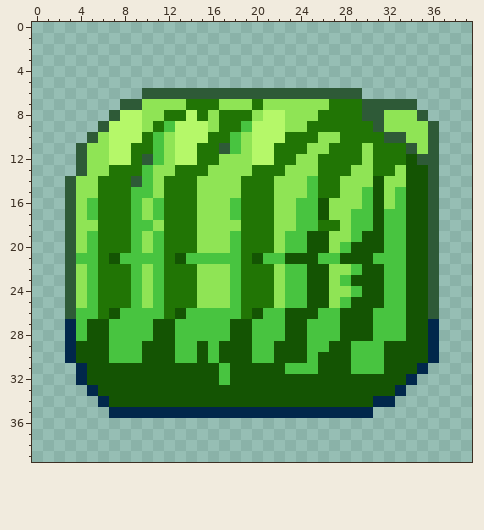
Pixel-art sprite -- GameJam/Assets/Sprites/Items/4/item3_1.png. The picture above is the old version.
The file is 40x40 pixels.
The same view after the edit:
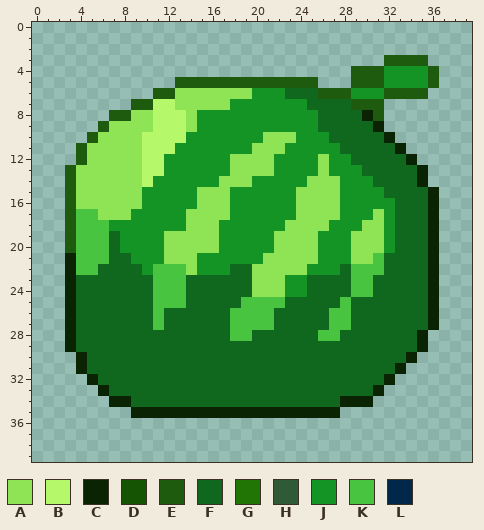
Palette (. is transparent): A #8fe455  B #b5f869  C #0a2303  D #145403  E #1f5b0f  F #0f681e  G #217505  H #2e5a37  J #159426  K #48c440  L #01274b
Edits made:
Changed rows in their new state; - is an unchanged pixel.
first column x 3:
 3 -----------------------------EEEE-
 4 --------------------------EEEJJJJE
 5 ----------EEEEEEEEEEEEE---EEEJJJJE
 6 -------.EEAAAAAAAJJJFFFEEEJJJEEEE-
 7 -----.EEBB-AAA-JJJJJJJFFFFEEE...--
 8 ----EEA-BBBAJJJJJJJJJJJFFFFCE....-
 9 ---EAAA-BB-AJJJJJJJJJJJFFFFFC.....
10 --E-AAABBB-JJJJJJJAAAJJJFFFFFC....
11 -E--AAABBBJJJJJJJAAAJJJJJFFFFFC...
12 -E--AAABBJJJJJJ--AAJJJJAJJFFFFFC..
13 EA--AAABBJJJJJJ--AAJJJJAJJJFFFFFC.
14 E--AAAABJJJJJJ--AJJJJJAAAJJJFFFFC.
15 E--AAAAJJJJJ---JJJJJJ-AAAJJJJFFFFC
16 E-AAAAAJJJJJ---JJJJJJAAA-JJJJJFFFC
17 EK-AAAJJJJJA---JJJJJJAAA-JJJAJFFFC
18 EKKKJJJJJJJA--JJJJJJ-AAAJJJAAJFFFC
19 EK-KFJJJJAAA--JJJJJ-AAAJJJAAAJFFFC
20 EK-KFJJJJAAA--JJJJJ-AAAJJJAAAJFFFC
21 C--KFFJJJAAAJJJJJJAAAAAJJJAA-FFFFC
22 CK-FFFFJ-KKAJJJFFAA-AAJJJF-KKFFFFC
23 CFFFFFFF-KKFFFFFFAA-JJFFFFKKFFFFFC
24 CFFFFFFF-KKFFFFFFAA-JJFFFF-KFFFFFC
25 CFFFFFFF-KKFFFFFKKKKFFFFF-FFFFFFFC
26 CFFFFFFF-FFFFFF-KK-FFFFF-KFFFFFFFC
27 CFFFFFFFKFFFFFFKK--FFFFF-KFFFFFFFC
28 CFFFFFFFFFFFFFFKKFFFFFF--FFFFFFFC.
29 CFFFFFFFFFFFFFFFFFFFFFFFFFFFFFFFC.
30 .CFFFFFFFFFFFFFFFFFFFFFFFFFFFFFC..
31 -CFFFFFFFFFFFFFFFFFFFFFFFFFFFFC..-
32 -.CFFFFFFFFFFFFFFFFFFFFFFFFFFC..--
33 --.CFFFFFFFFFFFFFFFFFFFFFFFFC..---
34 ---.CCFFFFFFFFFFFFFFFFFFFCCC..----
35 ----..CCCCCCCCCCCCCCCCCCC...------
Pixel boxes of the changes (left, top, right, bottom) in both pictures:
changed: (65, 55, 439, 418)
